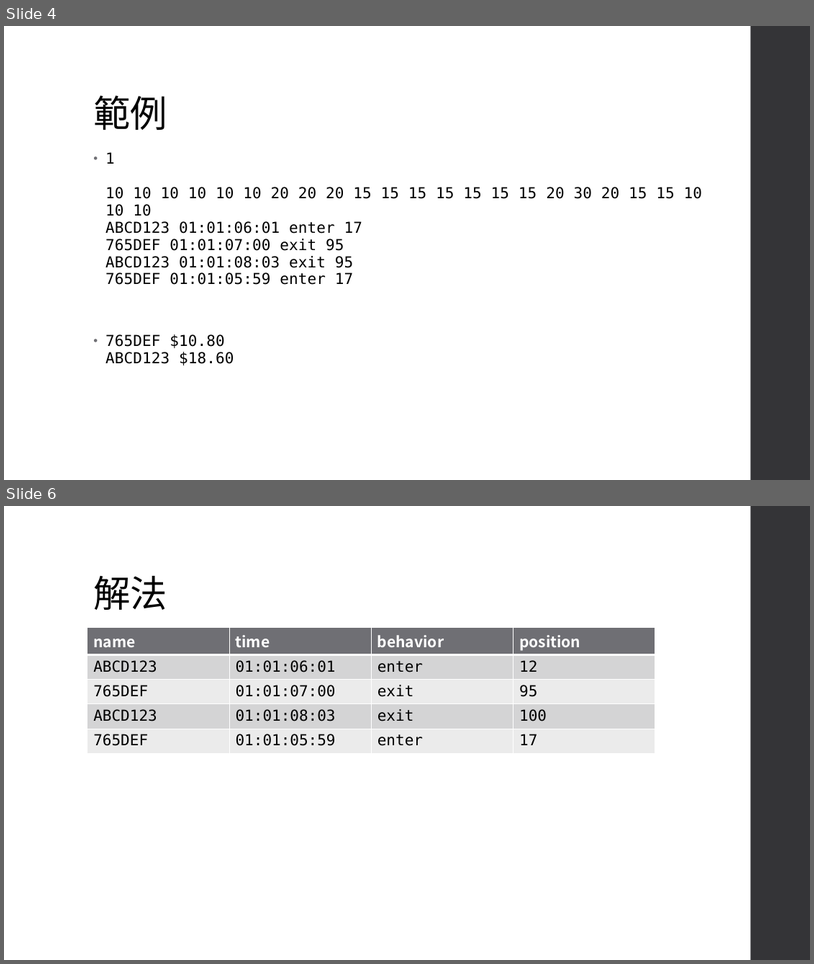
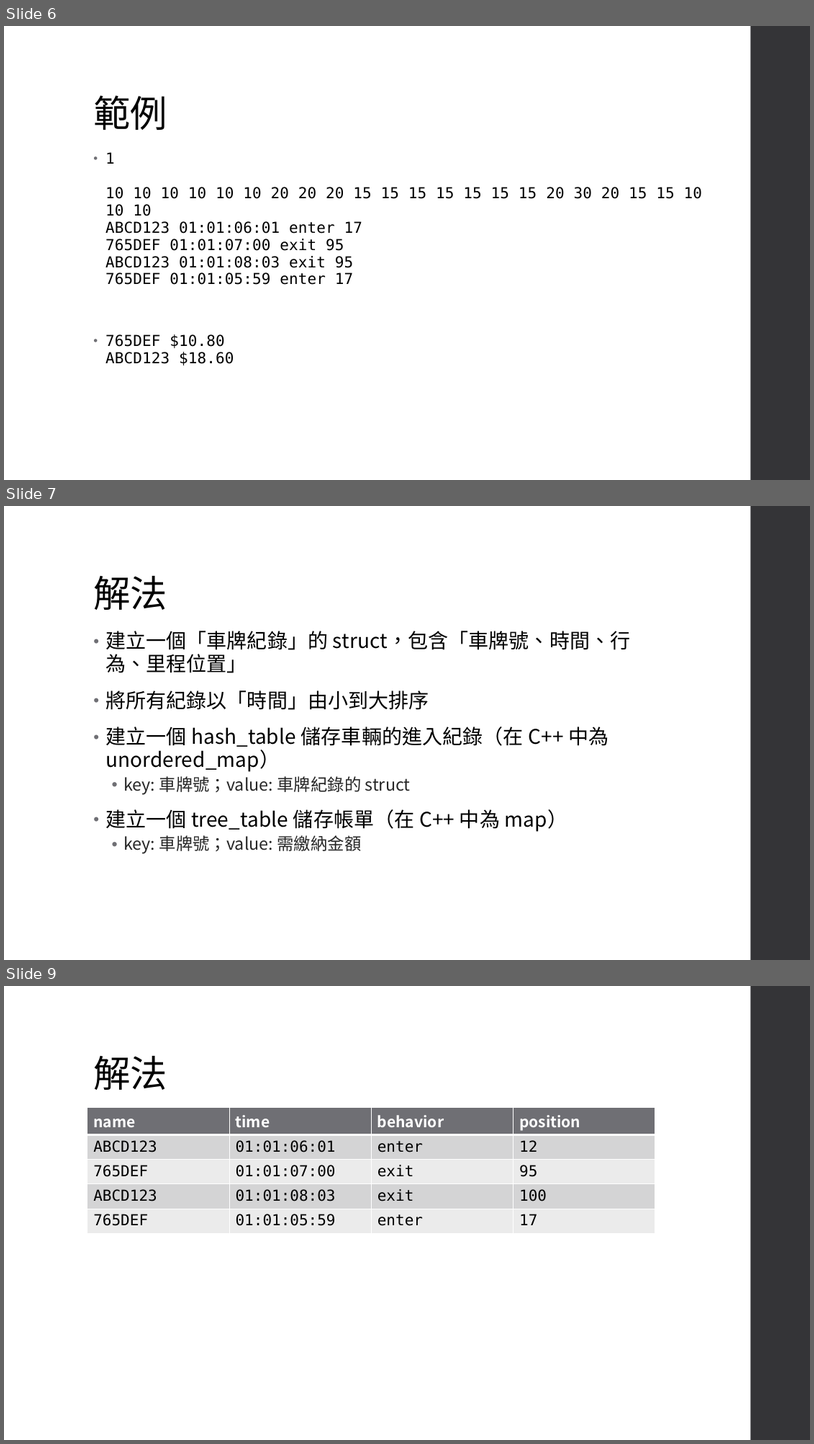
Before and after one commit to an920107/programming, a slide deck: C++/程設專題/reports/10138 CVDII.pptx. Shown one above the other, each under a label of ours: slides 4 and 6 before the commit, slides 6, 7 and 9 after it; the slides between them are not shown. The pictures are 814x964 and 814x1444 pixels, drawn with LibreOffice and Linux fonts; fonts in the diff are those of the drawing. Boxes give left, top, right and bottom in pixels: in the first picture for what was removed or moved away, otherwise in the second. Text is boxed around its words. In the diff, an @@ line names an element or a change of style, - is before the commit and + after.

```diff
--- a/C++/程設專題/reports/10138 CVDII.pptx
+++ b/C++/程設專題/reports/10138 CVDII.pptx
@@ slide 7 added at (4,506,810,960), background #FFFFFF; not listed: 1 template element that a slide beside it also shows @@
@@ title added at (93,576,167,610), 44 pt, text #000000 @@
+解法
@@ text added at (106,631,630,854), 24 pt, text #000000 @@
+• 建立一個「車牌紀錄」的 struct，包含「車牌號、時間、行為、里程位置」
+• 將所有紀錄以「時間」由小到大排序
+• 建立一個 hash_table 儲存車輛的進入紀錄（在 C++ 中為 unordered_map）
+  • key: 車牌號；value: 車牌紀錄的 struct
+• 建立一個 tree_table 儲存帳單（在 C++ 中為 map）
+  • key: 車牌號；value: 需繳納金額
@@ what was slide 4 is now slide 6 @@
@@ what was slide 6 is now slide 9 @@
```
Also in this commit, not shown: 3 slides changed, 2 other slides added.
